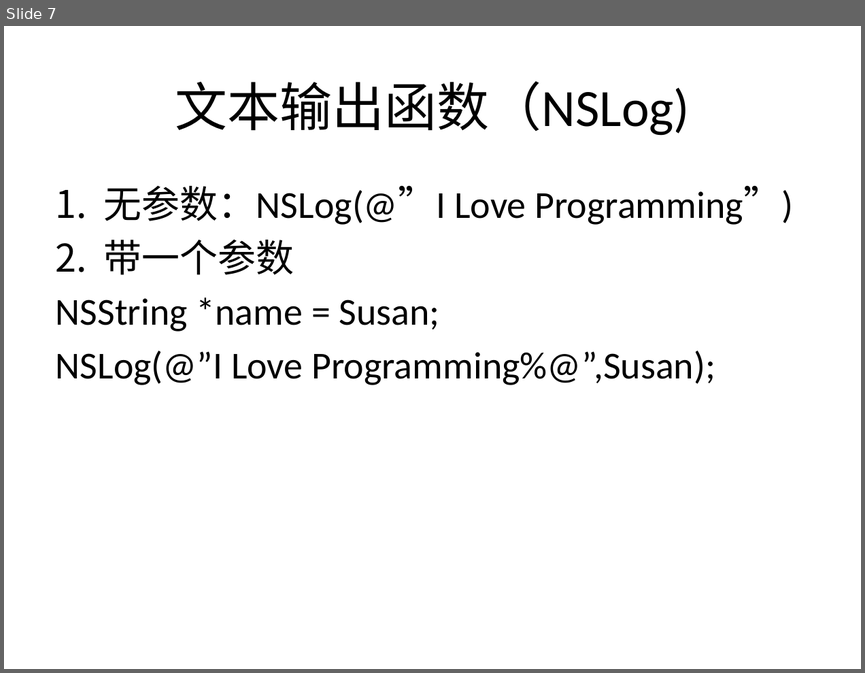
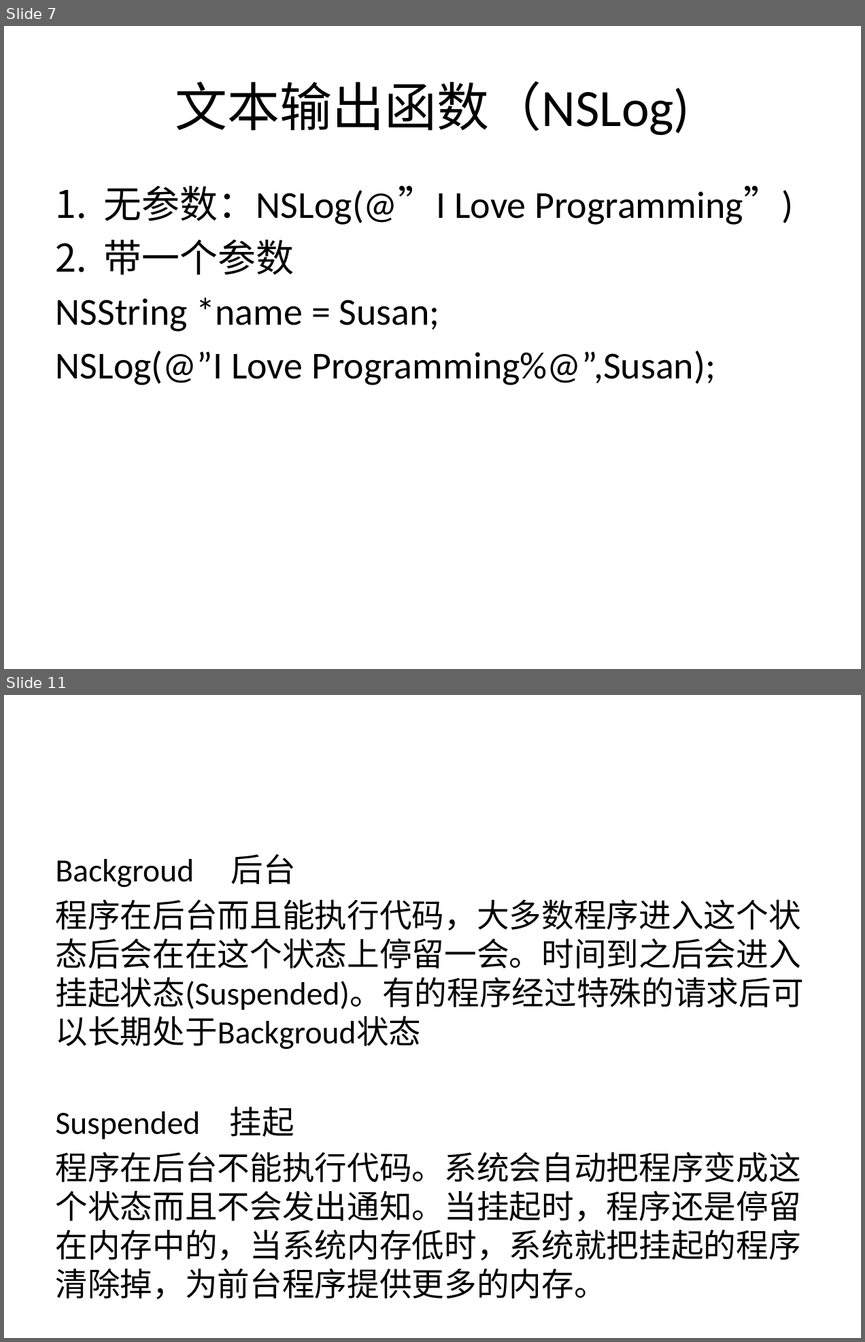
Before and after one commit to Jaykong/Programming_In_OC, a slide deck: CoursePPT/chap2_xcode介绍.pptx. Shown one above the other, each under a label of ours: slide 7 before the commit, slides 7 and 11 after it; the slides between them are not shown. The pictures are 865x673 and 865x1342 pixels, drawn with LibreOffice and Linux fonts; fonts in the diff are those of the drawing. Boxes give left, top, right and bottom in pixels: in the first picture for what was removed or moved away, otherwise in the second. Text is boxed around its words. In the diff, an @@ line names an element or a change of style, - is before the commit and + after.

```diff
--- a/CoursePPT/chap2_xcode介绍.pptx
+++ b/CoursePPT/chap2_xcode介绍.pptx
@@ slide 11 added at [4,695,861,1338], background #FFFFFF @@
@@ text added at [56,854,804,1299], 27.2 pt, text #000000 @@
+Backgroud 后台
+程序在后台而且能执行代码，大多数程序进入这个状态后会在在这个状态上停留一会。时间到之后会进入挂起状态(Suspended)。有的程序经过特殊的请求后可以长期处于Backgroud状态
+Suspended 挂起
+程序在后台不能执行代码。系统会自动把程序变成这个状态而且不会发出通知。当挂起时，程序还是停留在内存中的，当系统内存低时，系统就把挂起的程序清除掉，为前台程序提供更多的内存。
```
Also in this commit, not shown: 1 slide changed, 4 other slides added, 1 other file.
